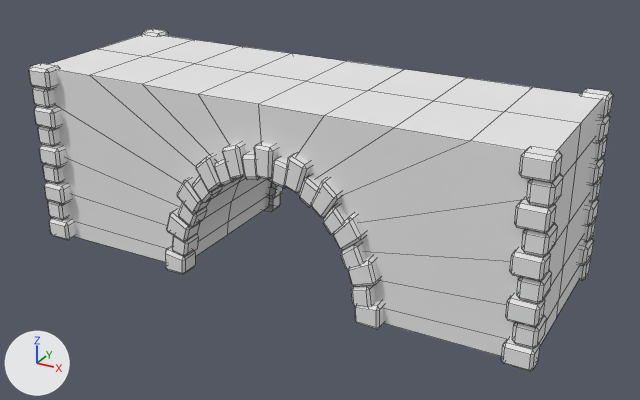
Renders of the FBX model Assets/Art/Models/Outside/WindWheelHouse/WindmillHouseRockBridge.fbx from each side of a commit.
Camera for both pictures: a 50 mm lens placed at (7.94, -13.94, 8.22), pointed at (0.32, -0.09, 1.3). Lighting does not change. The marker at lower left points along +X, +Y and +Z. Mesh edges are drawn as thin lines. Where no turn or scale is listed for an object, it has been applied to the vertices.

Script lines for the objects in view, before the commit:
```python
me_rockbridge_002 = bpy.data.meshes.new('RockBridge.002')
me_rockbridge_002.from_pydata(...)  # 108 vertices, 100 faces; spans x -5.07..5.07, y -1.64..1.64, z 0.03..3.65
me_rockbridge_002.materials.append(mat_material)  # its picture is missing
me_rockbridgefrontrocks_low = bpy.data.meshes.new('RockBridgeFrontRocks_low')
me_rockbridgefrontrocks_low.from_pydata(...)  # 1704 vertices, 1650 faces; spans x -5.21..5.18, y -1.83..1.99, z -0.07..3.67
me_rockbridgefrontrocks_low.materials.append(mat_material)  # its picture is missing
ob_rockbridge = bpy.data.objects.new('RockBridge', me_rockbridge_002)
ob_rockbridge.location = (0.0, -0.04, -0.03)
ob_rockbridgefrontrocks_low = bpy.data.objects.new('RockBridgeFrontRocks_low', me_rockbridgefrontrocks_low)
ob_rockbridgefrontrocks_low.location = (0.02, -0.1, 0.0)
```
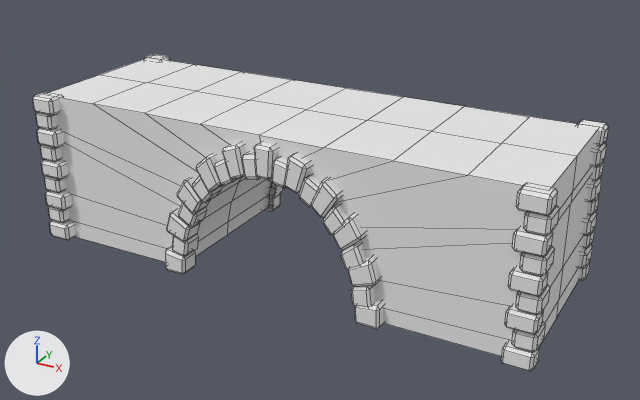
The newer file is also rescaled (x2.243), turned or shifted as a whole; pictures and numbers use the older file's frame.

Where the change shows, as pixel boxes [x1, y1, x2, y2] in the pictures (640 x 400 px; the box of a moved part takes in the faces that stretch with it):
'RockBridge', reshaped (7% shorter): before [50, 34, 602, 356]; after [49, 58, 599, 356]
'RockBridgeFrontRocks_low', reshaped (7% shorter): before [29, 29, 613, 371]; after [33, 54, 609, 371]
part 1 of me_rockbridge_002, moved or reshaped: before [50, 34, 602, 222]; after [49, 58, 599, 229]
part 2 of me_rockbridge_002, moved or reshaped: before [297, 116, 393, 178]; after [302, 148, 391, 183]
part 3 of me_rockbridge_002, moved or reshaped: before [142, 84, 230, 162]; after [146, 114, 229, 162]
part 4 of me_rockbridge_002, moved or reshaped: before [199, 94, 323, 160]; after [201, 124, 323, 160]
part 5 of me_rockbridge_002, moved or reshaped: before [54, 105, 597, 305]; after [60, 133, 593, 305]
part 6 of me_rockbridgefrontrocks_low, moved or reshaped: before [142, 29, 168, 36]; after [144, 54, 170, 61]
part 7 of me_rockbridgefrontrocks_low, moved or reshaped: before [578, 258, 590, 280]; after [578, 261, 590, 280]
part 8 of me_rockbridgefrontrocks_low, moved or reshaped: before [579, 238, 593, 266]; after [578, 245, 593, 269]
part 9 of me_rockbridgefrontrocks_low, moved or reshaped: before [584, 219, 596, 242]; after [583, 229, 595, 249]
part 10 of me_rockbridgefrontrocks_low, moved or reshaped: before [584, 199, 599, 226]; after [583, 212, 597, 236]
part 11 of me_rockbridgefrontrocks_low, moved or reshaped: before [589, 179, 601, 203]; after [587, 195, 599, 215]
part 12 of me_rockbridgefrontrocks_low, moved or reshaped: before [589, 158, 605, 185]; after [587, 178, 602, 202]
part 13 of me_rockbridgefrontrocks_low, moved or reshaped: before [594, 137, 607, 161]; after [592, 161, 604, 181]
part 14 of me_rockbridgefrontrocks_low, moved or reshaped: before [595, 115, 610, 143]; after [592, 143, 607, 167]
part 15 of me_rockbridgefrontrocks_low, moved or reshaped: before [580, 88, 613, 118]; after [578, 120, 609, 146]
part 16 of me_rockbridgefrontrocks_low, moved or reshaped: before [49, 218, 76, 240]; after [49, 221, 76, 240]
part 17 of me_rockbridgefrontrocks_low, moved or reshaped: before [48, 201, 69, 220]; after [49, 206, 70, 223]
part 18 of me_rockbridgefrontrocks_low, moved or reshaped: before [44, 182, 72, 204]; after [45, 191, 73, 210]
part 19 of me_rockbridgefrontrocks_low, moved or reshaped: before [43, 164, 65, 184]; after [44, 176, 66, 193]
part 20 of me_rockbridgefrontrocks_low, moved or reshaped: before [39, 145, 67, 168]; after [41, 160, 69, 180]
part 21 of me_rockbridgefrontrocks_low, moved or reshaped: before [38, 126, 60, 147]; after [40, 145, 62, 162]
part 22 of me_rockbridgefrontrocks_low, moved or reshaped: before [501, 146, 563, 371]; after [501, 183, 560, 371]
part 23 of me_rockbridgefrontrocks_low, moved or reshaped: before [29, 63, 63, 129]; after [33, 92, 65, 148]

Edits to the bpy script that builds the scene:
```text
Change me_rockbridge_002:
    where me_rockbridge_002.from_pydata(...)  # 108 vertices, 100 faces; spans x -5.07..5.07, y -1.64..1.64, z 0.03..3.65
    me_rockbridge_002 part 1: all 33 vertices in x -5.07..5.07, y -1.64..1.64, z 3.01..3.65 are moved by (0.0, 0.0, -0.56)
    me_rockbridge_002 part 2: the 1 vertex in x 0.44, y -1.64, z 2.41 is moved by (0.0, 0.0, 0.18)
    me_rockbridge_002 part 3: the 1 vertex in x -0.34, y -1.64, z 2.41 is moved by (0.0, 0.0, 0.26)
    me_rockbridge_002 part 4: the 1 vertex in x 0.05, y -1.64, z 2.46 is moved by (0.0, 0.0, 0.36)
    me_rockbridge_002 part 5: all 6 vertices in x -5.07..5.07, y -1.64..1.64, z 1.87 are moved by (0.0, 0.0, 0.38)
Change me_rockbridgefrontrocks_low:
    remove me_rockbridgefrontrocks_low.from_pydata(...)  # 1704 vertices, 1650 faces; spans x -5.21..5.18, y -1.83..1.99, z -0.07..3.67
    add me_rockbridgefrontrocks_low.from_pydata(...)  # 1704 vertices, 1650 faces; spans x -5.21..5.18, y -1.83..1.99, z -0.07..3.08
    me_rockbridgefrontrocks_low part 6: the loose piece of 24 vertices spanning x -5.19..-4.67, y 1.59..1.99, z 3.26..3.67 is scaled about the mesh origin by (1, 1, 0.839)
    me_rockbridgefrontrocks_low part 7: the loose piece of 24 vertices spanning x 4.64..5.16, y 1.59..1.99, z 0.0..0.41 is scaled about the mesh origin by (1, 1, 0.839)
    me_rockbridgefrontrocks_low part 8: the loose piece of 24 vertices spanning x 4.77..5.18, y 1.42..1.95, z 0.41..0.82 is scaled about the mesh origin by (1, 1, 0.839)
    me_rockbridgefrontrocks_low part 9: the loose piece of 24 vertices spanning x 4.64..5.16, y 1.59..1.99, z 0.82..1.22 is scaled about the mesh origin by (1, 1, 0.839)
    me_rockbridgefrontrocks_low part 10: the loose piece of 24 vertices spanning x 4.77..5.18, y 1.42..1.95, z 1.23..1.63 is scaled about the mesh origin by (1, 1, 0.839)
    me_rockbridgefrontrocks_low part 11: the loose piece of 24 vertices spanning x 4.64..5.16, y 1.59..1.99, z 1.63..2.04 is scaled about the mesh origin by (1, 1, 0.839)
    me_rockbridgefrontrocks_low part 12: the loose piece of 24 vertices spanning x 4.77..5.18, y 1.42..1.95, z 2.04..2.45 is scaled about the mesh origin by (1, 1, 0.839)
    me_rockbridgefrontrocks_low part 13: the loose piece of 24 vertices spanning x 4.64..5.16, y 1.59..1.99, z 2.45..2.85 is scaled about the mesh origin by (1, 1, 0.839)
    me_rockbridgefrontrocks_low part 14: the loose piece of 24 vertices spanning x 4.77..5.18, y 1.42..1.95, z 2.86..3.26 is scaled about the mesh origin by (1, 1, 0.839)
    me_rockbridgefrontrocks_low part 15: the loose piece of 24 vertices spanning x 4.64..5.16, y 1.59..1.99, z 3.26..3.67 is scaled about the mesh origin by (1, 1, 0.839)
    me_rockbridgefrontrocks_low part 16: the loose piece of 24 vertices spanning x -5.19..-4.67, y -1.83..-1.42, z 0.0..0.41 is scaled about the mesh origin by (1, 1, 0.839)
    me_rockbridgefrontrocks_low part 17: the loose piece of 24 vertices spanning x -5.21..-4.8, y -1.78..-1.26, z 0.41..0.82 is scaled about the mesh origin by (1, 1, 0.839)
    me_rockbridgefrontrocks_low part 18: the loose piece of 24 vertices spanning x -5.19..-4.67, y -1.83..-1.42, z 0.82..1.22 is scaled about the mesh origin by (1, 1, 0.839)
    me_rockbridgefrontrocks_low part 19: the loose piece of 24 vertices spanning x -5.21..-4.8, y -1.78..-1.26, z 1.23..1.63 is scaled about the mesh origin by (1, 1, 0.839)
    me_rockbridgefrontrocks_low part 20: the loose piece of 24 vertices spanning x -5.19..-4.67, y -1.83..-1.42, z 1.63..2.04 is scaled about the mesh origin by (1, 1, 0.839)
    me_rockbridgefrontrocks_low part 21: the loose piece of 24 vertices spanning x -5.21..-4.8, y -1.78..-1.26, z 2.04..2.45 is scaled about the mesh origin by (1, 1, 0.839)
    me_rockbridgefrontrocks_low part 22: all 212 vertices in x 4.64..5.18, y -1.83..-1.26, z 0.06..3.67 are scaled about the mesh origin by (1, 1, 0.839)
    me_rockbridgefrontrocks_low part 23: 72 of the vertices in x -5.21..-4.67, y -1.83..-1.26, z 2.45..3.67 are scaled about the mesh origin by (1, 1, 0.839)
```
